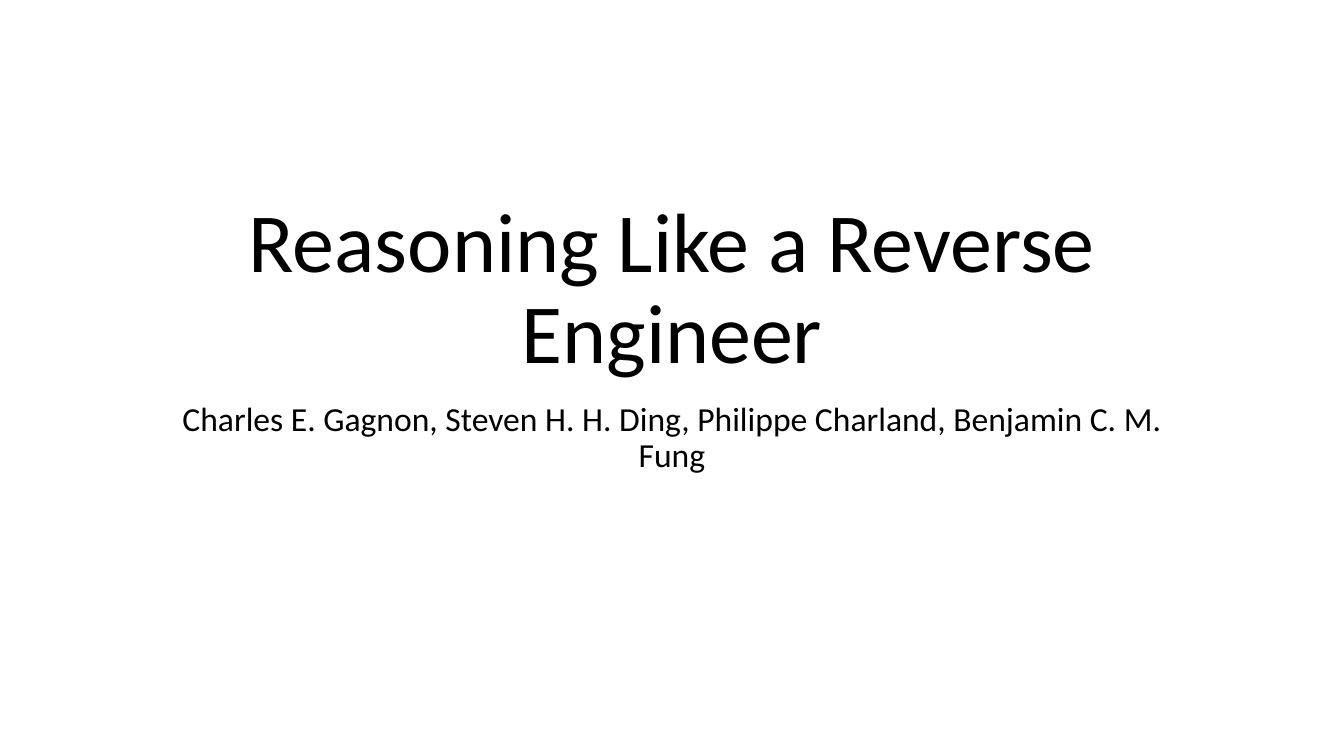
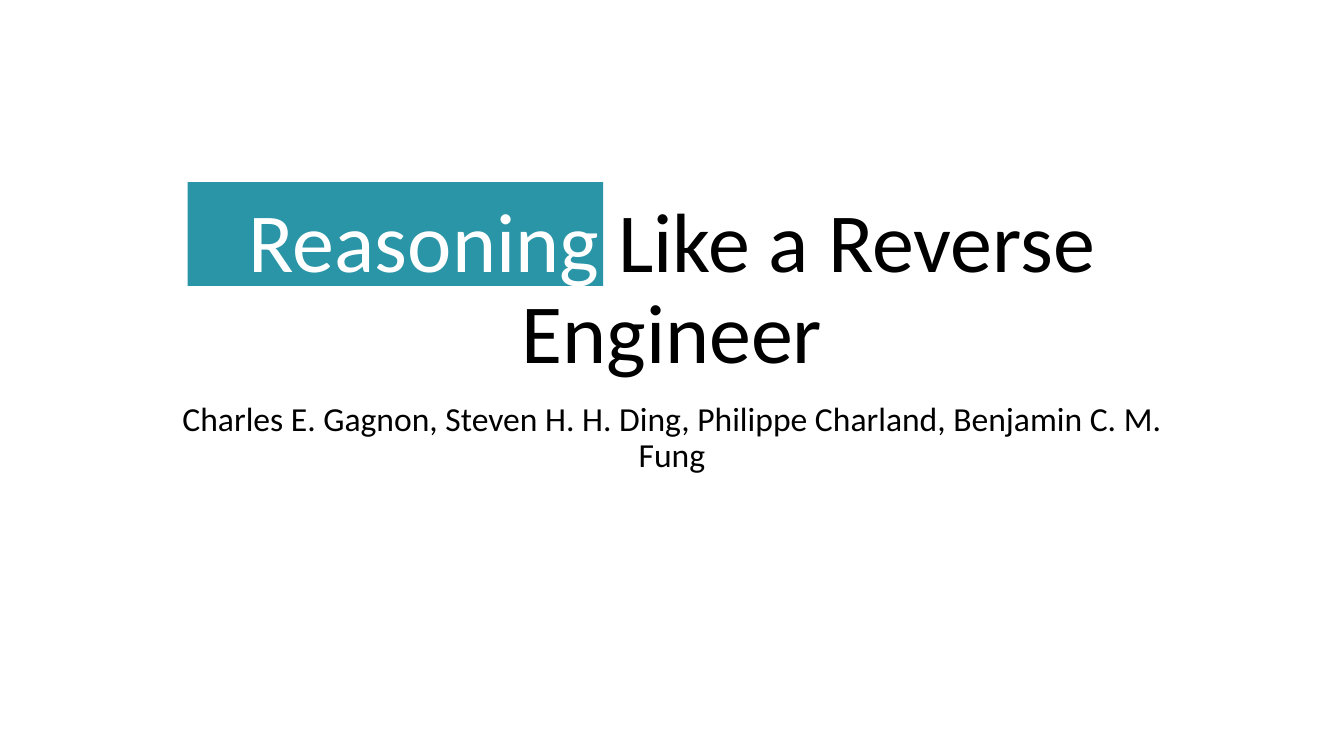
Before and after one commit to carloskiki/asm-feature-extraction, a slide deck: slide 1 of presentation.pptx. Drawn at 1344x756 pixels with LibreOffice and Linux fonts; fonts in the diff are those of the drawing. Boxes give left, top, right and bottom in pixels: in the first picture for what was removed or moved away, otherwise in the second. Text is boxed around its words. In the diff, an @@ line names an element or a change of style, - is before the commit and + after.

```diff
--- a/presentation.pptx
+++ b/presentation.pptx
@@ title "Reasoning Like a Reverse Engineer" at (x1=249, y1=213, x2=1095, y2=378): text colour #000000 to #FFFFFF in "Reasoning" @@
@@ rectangle added at (x1=188, y1=182, x2=603, y2=286), fill #2995A6 @@
```
Also in this commit, not shown: 7 slides added, 1 slide removed, 4 other files.
